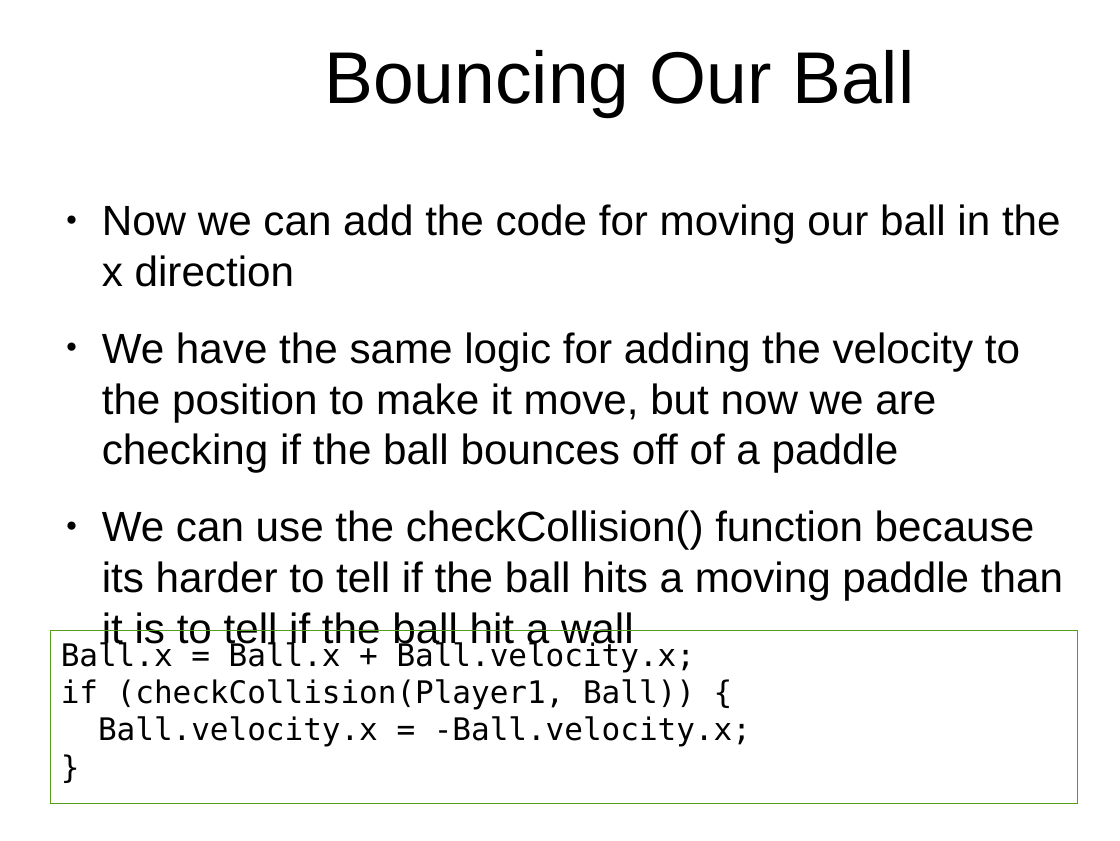
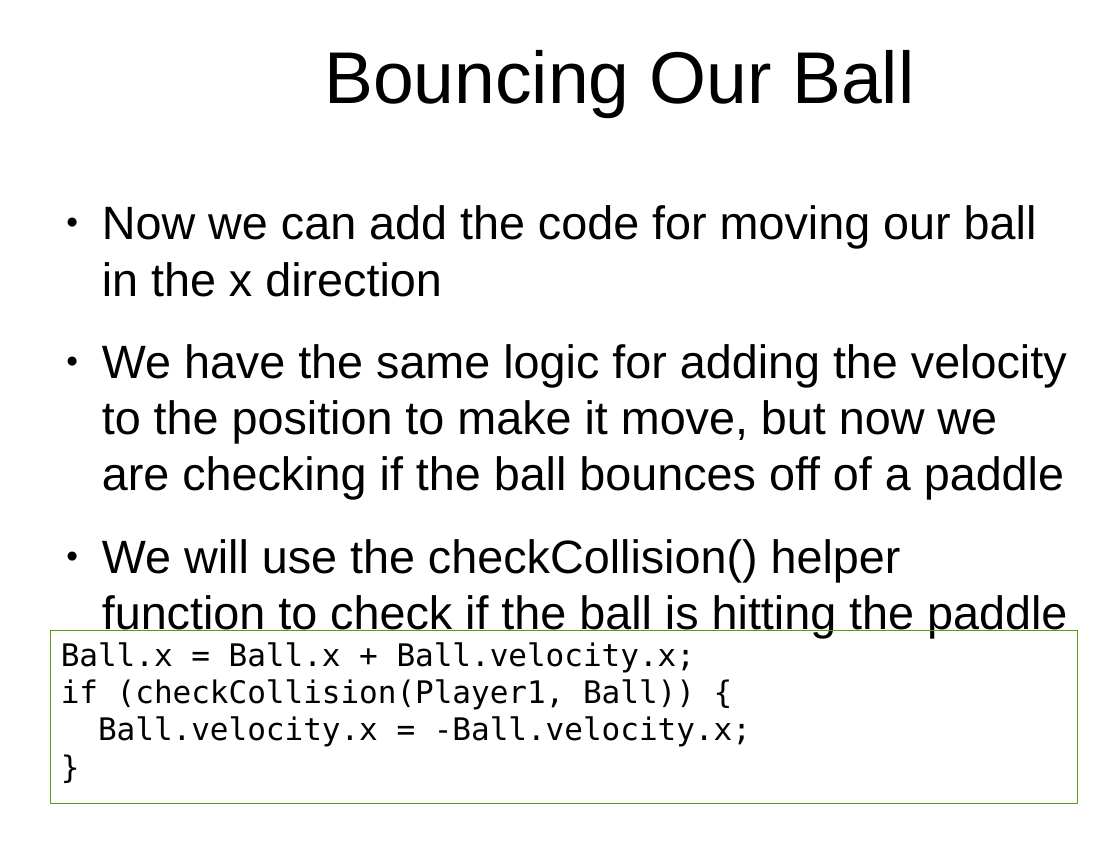
Before and after one commit to originalgrego/PaddleBattle, a slide deck: slide 22 of PaddleBattle - Explorathon 2017.odp. Drawn at 1120x841 pixels with LibreOffice and Linux fonts; fonts in the diff are those of the drawing; background and template pictures are left out. Boxes give left, top, right and bottom in pixels: in the first picture for what was removed or moved away, otherwise in the second. Text is boxed around its words. In the diff, an @@ line names an element or a change of style, - is before the commit and + after.

```diff
--- a/PaddleBattle - Explorathon 2017.odp
+++ b/PaddleBattle - Explorathon 2017.odp
@@ text at bbox=[102, 205, 1067, 500]: size 29.9 to 33.1 pt in "Now we can add the code for ...", "We have the same logic for adding ..." @@
@@ text at bbox=[102, 539, 914, 631]: text changed; size 29.9 to 33.1 pt @@
-● We can use the checkCollision() function because its harder to tell if the ball hits a moving paddle than it is to tell if the ball hit a wall
+● We will use the checkCollision() helper function to check if the ball is hitting the paddle
```
Also in this commit, not shown: 3 other slides changed.
